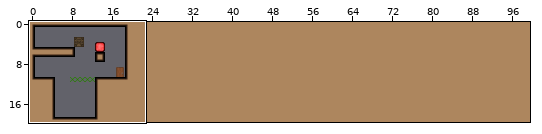
Level history. Tiled map (JSON): public/resources/maps/level5.json. Above: a wide view before the commit, with the close-up outlined.
Close-up. As it was:
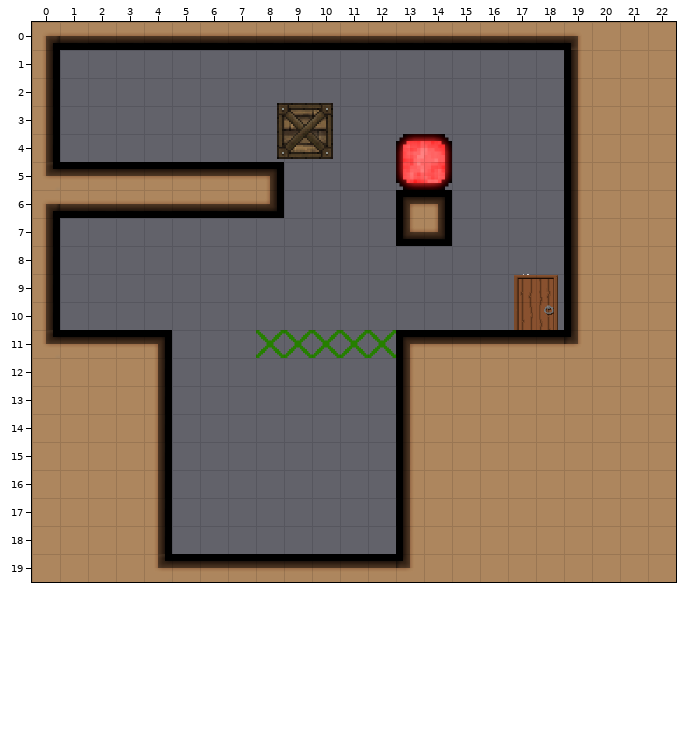
Cells are 32x32 px. Shown: x 0..22, y 0..19.
The same view after the edit:
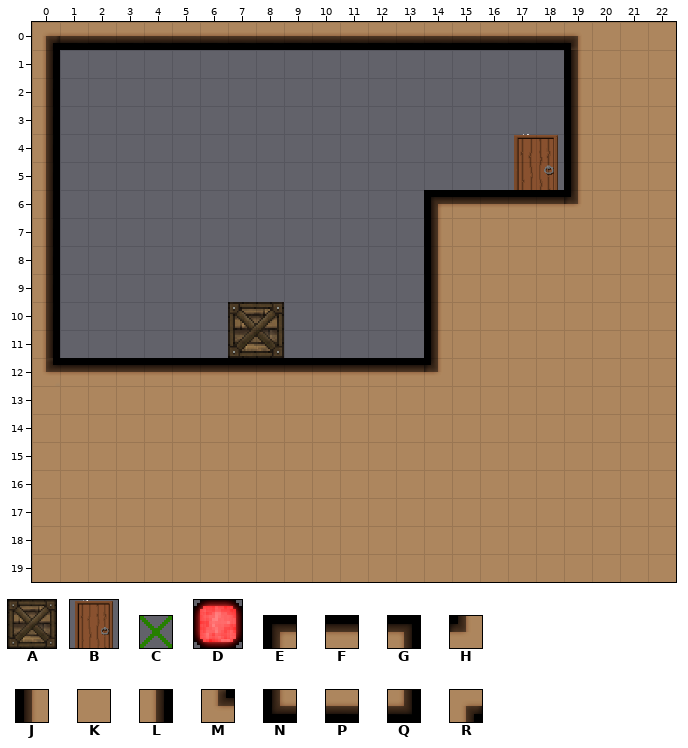
Key: from "box": A 0; from "door": B 0; from "goo": C 0; from "reflector": D 0; from "tiles": E 0, F 1, G 2, H 3, J 4, K 5, L 6, M 7, N 8, P 9, Q 10, R 15.
_ is an empty cell.
Objects are placed by their top-left corner, in cells (3,4 is the top-left corner of cell 3,4); size is 1x1 cell unless given.
Difference:
Layer "Tile Layer 1":
Tile G gives way to tile E in row 6 at x 14.
Tile J gives way to tile F in row 12 at x 13.
Tile K gives way to tile F in row 12 at x 1 to 3.
Tile L gives way to tile F in row 12 at x 4.
The edit adds tile F in row 6 at x 15 to 18; in row 12 at x 5 to 12.
Tile J gives way to tile H in row 6 at x 19.
Tile K gives way to tile H in row 12 at x 14.
Tile F gives way to tile J in row 11 at x 14.
Tile Q gives way to tile J in row 7 at x 14.
The edit adds tile J in rows 8 to 10 at x 14.
Tile F gives way to tile K in row 11 at x 15 to 18; in row 19 at x 5 to 12.
Tile H gives way to tile K in row 11 at x 19; in row 19 at x 13.
Tile J gives way to tile K in rows 7 to 10 at x 19; in rows 13 to 18 at x 13.
Tile L gives way to tile K in rows 13 to 18 at x 4.
Tile M gives way to tile K in row 19 at x 4.
The edit adds tile K in rows 7 to 10 at x 15 to 18; in rows 13 to 18 at x 5 to 12.
Tile M gives way to tile L in row 5 at x 0; in row 11 at x 0.
Tile R gives way to tile L in row 6 at x 0.
Tile K gives way to tile M in row 12 at x 0.
Tile E is removed in row 6 at x 13; in row 11 at x 13.
Tile F is removed in row 5 at x 1 to 7; in row 11 at x 1 to 3.
Tile G is removed in row 5 at x 8; in row 11 at x 4.
Tile N is removed in row 7 at x 13.
Tile P is removed in row 6 at x 1 to 7.
Tile Q is removed in row 6 at x 8.
Layer "objects":
A new object: B at 17,4 size 2x2.
A new object: A at 7,10 size 2x2.
Object A at 8.8,2.9 size 2x2 is removed.
Object D at 13,4 size 2x2 is removed.
Object B at 17,9 size 2x2 is removed.
Object C at 12,11 is removed.
Object C at 11,11 is removed.
Object C at 10,11 is removed.
Object C at 9,11 is removed.
Object C at 8,11 is removed.
Where, in picture pixels (left, top, right, bottom), the same in both close-ups:
changed: (43, 103, 581, 571)
